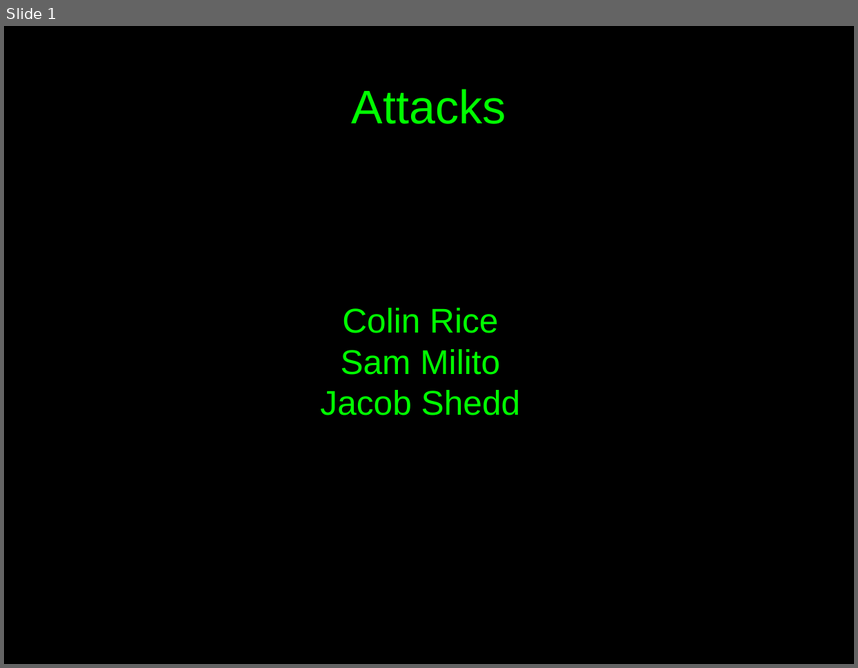
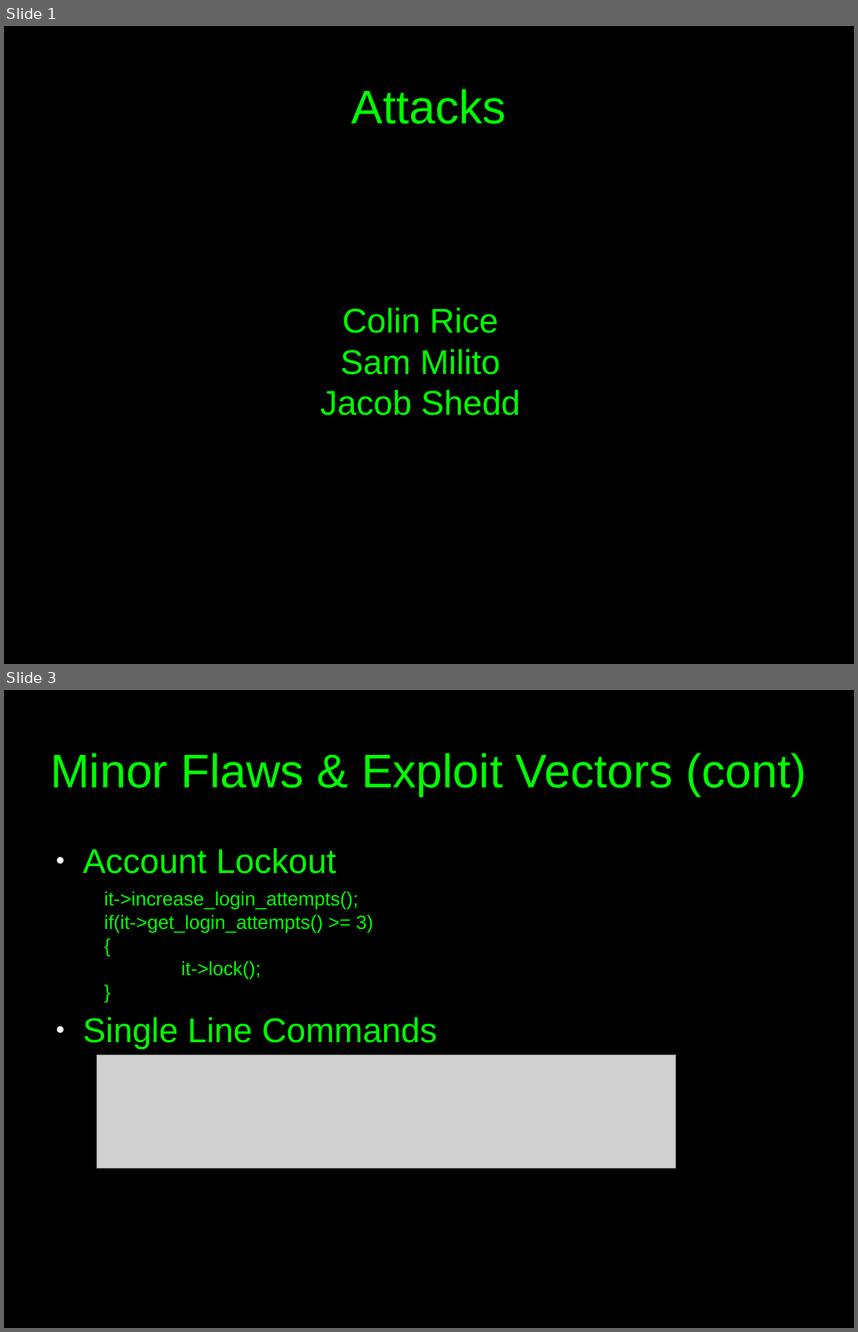
Before and after one commit to c00w/Crypto-Final-Project, a slide deck: Attack Presentation.odp. Shown one above the other, each under a label of ours: slide 1 before the commit, slides 1 and 3 after it; the slides between them are not shown. The pictures are 858x668 and 858x1332 pixels, drawn with LibreOffice and Linux fonts; fonts in the diff are those of the drawing; grey boxes stand for pictures. Boxes give left, top, right and bottom in pixels: in the first picture for what was removed or moved away, otherwise in the second. Text is boxed around its words. In the diff, an @@ line names an element or a change of style, - is before the commit and + after.

```diff
--- a/Attack Presentation.odp
+++ b/Attack Presentation.odp
@@ slide 3 added at [4,690,854,1328], background #000000 @@
@@ title added at [50,753,806,796], 44 pt, text #00FF00 @@
+Minor Flaws & Exploit Vectors (cont)
@@ text added at [83,848,437,1049], 32 pt, text #00FF00 @@
+● Account Lockout
+● Single Line Commands
@@ text added at [104,891,373,978], 18 pt, text #00FF00 @@
+it->increase_login_attempts();
+if(it->get_login_attempts() >= 3) {
+it->lock();
+}
@@ picture added at [96,1055,676,1168] @@
```
Also in this commit, not shown: 6 slides changed, 8 other slides added, 6 slides removed, 2 other files.
